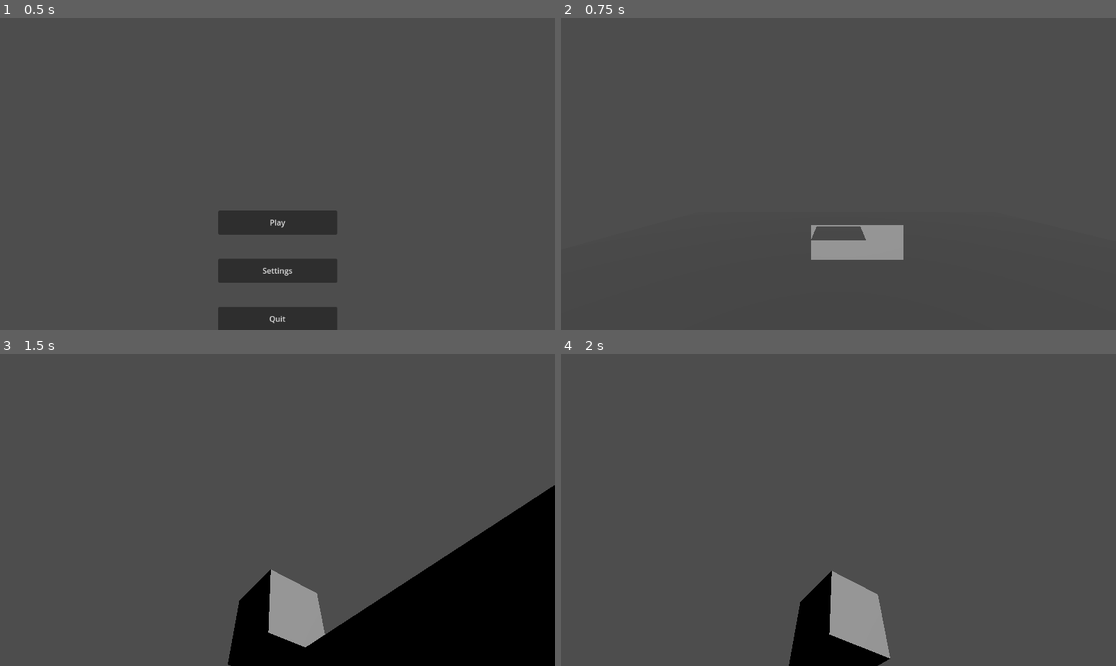
Above: before the commit, frames 1-4 (two rows, left to right).
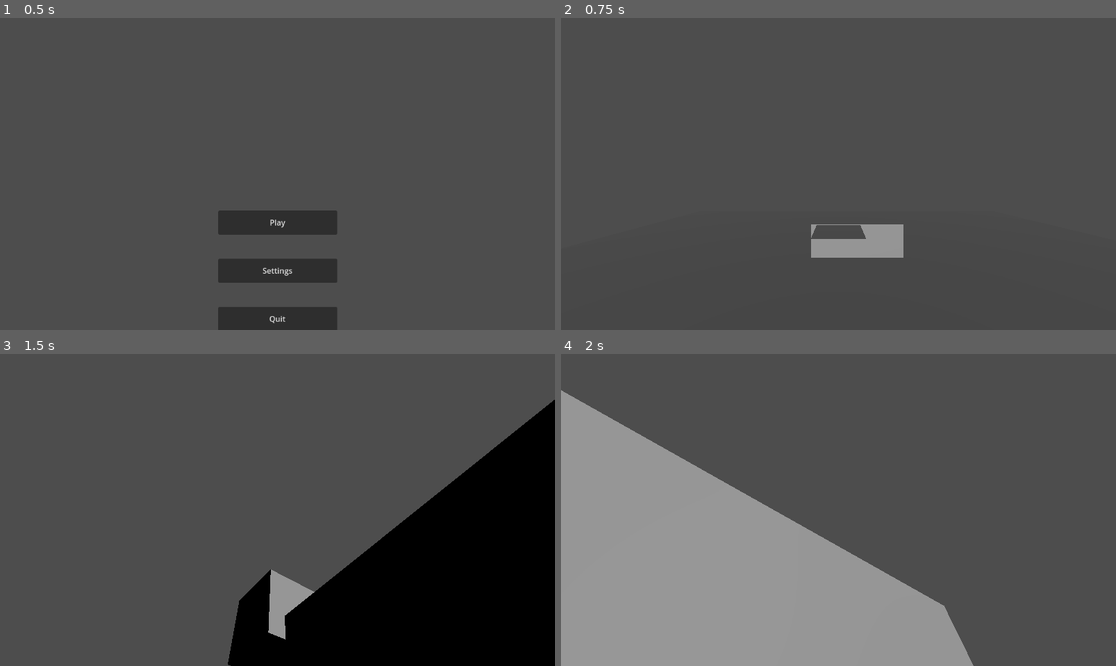
Above: after the commit, the same moments.

Repository: AlexTheAccount/Get-The-Biscuit
Game: Godot game, scene res://Tscn/Main Menu.tscn
Same seed, same stepped clock (60 frames per second), same inputs: the game is played once before the commit and once after it.
Inputs (mouse positions are in pixels of both pictures, inside the frame that each line leads up to):
- Up to frame 1 (0.5 s): no input
- Up to frame 2 (0.75 s): click "Play" at 0.5 s
- Up to frame 3 (1.5 s): tap Enter (ui_accept) at 1.25 s; move the mouse to (305, 510) at 1.27 s; hold W (Player Up) from 1.28 s (still down); hold Enter (ui_accept) from 1.28 s (still down)
- Up to frame 4 (2 s): keep holding W (Player Up); keep holding Enter (ui_accept)

Frame 1 is identical in both runs. In frame 2, 0.2% of the frame differs, in the area x 45-62%, y 66-78%; in frame 3, 10%; in frame 4, 36%, in the area x 0-75%, y 11-100%.

Commit message:
added Variable-Height Jumps

Diff:
--- a/get-the-biscuit/Tscn/PlayerBody.gd
+++ b/get-the-biscuit/Tscn/PlayerBody.gd
@@ -4,10 +4,13 @@
 const SPEED = 5.0
 const JUMP_VELOCITY = 10
 
-@export var coyoteTime := 0.1         # seconds after leaving ground you can still jump
-@export var jumpBufferTime := 0.2    # seconds before landing your jump input is stored for
+@export var short_jump_gravity_mult := 2.0 # gravity multiplier when jump is released early
+@export var fall_gravity_mult := 2.5 # gravity multiplier on the fall-down
 
+@export var coyoteTime := 0.1 # seconds after leaving ground you can still jump
 var coyoteTimer := 0.0
+
+@export var jumpBufferTime := 0.2 # seconds before landing your jump input is stored for
 var bufferTimer := 0.0
 func _ready():
 	Input.set_mouse_mode(Input.MOUSE_MODE_CAPTURED)
@@ -37,8 +40,21 @@
 		coyoteTimer = 0
 
 	# Apply gravity
-	if not is_on_floor():
-		velocity += get_gravity() * delta
+	# Grab the base gravity vector
+	var gravity = get_gravity()
+
+	# Apply variable gravity
+	if velocity.y < 0:
+		# Player is falling: heavier gravity for snappy fall
+		velocity += gravity * fall_gravity_mult * delta
+
+	elif velocity.y > 0 and not Input.is_action_pressed("ui_accept"):
+		# Player released jump while ascending: cut jump short
+		velocity += gravity * short_jump_gravity_mult * delta
+
+	else:
+		# Normal ascent (holding jump) or grounded
+		velocity += gravity * delta
 
 	# Camera-relative movement
 	var inputVec := Input.get_vector("Player Left", "Player Right", "Player Up", "Player Down")
